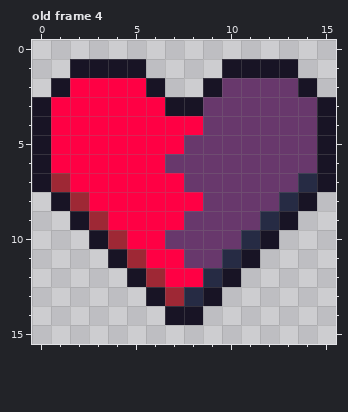
File history of a pixel-art file, Assets/Sprites/Passives/PassiveIcons.aseprite. Above is the file before it was changed.
16x16 pixels, 5 frames. Shown: old frame 4. The commit also changed other frames, which this record leaves out.
Once edited:
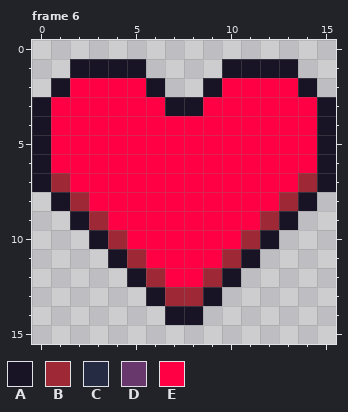
Palette (. is transparent): A #181425  B #9e2835  C #262b44  D #68386c  E #ff0044
A new or re-ordered frame is compared with the old frame closest to it.
Edits made:
frames 5 -> 7
Frame 6 is new; against old frame 4:
y 2: x 10..13 DDDD -> EEEE
y 3..4: x 9..14 DDDDDD -> EEEEEE
y 5: x 8..14 DDDDDDD -> EEEEEEE
y 6: x 7..14 DDDDDDDD -> EEEEEEEE
y 7: x 8..14 DDDDDDC -> EEEEEEB
y 8: x 9..13 DDDDC -> EEEEB
y 9: x 8..12 DDDDC -> EEEEB
y 10: x 7..11 DDDDC -> EEEEB
y 11: x 8..10 DDC -> EEB
y 12: x 9 C -> B
y 13: x 8 C -> B
